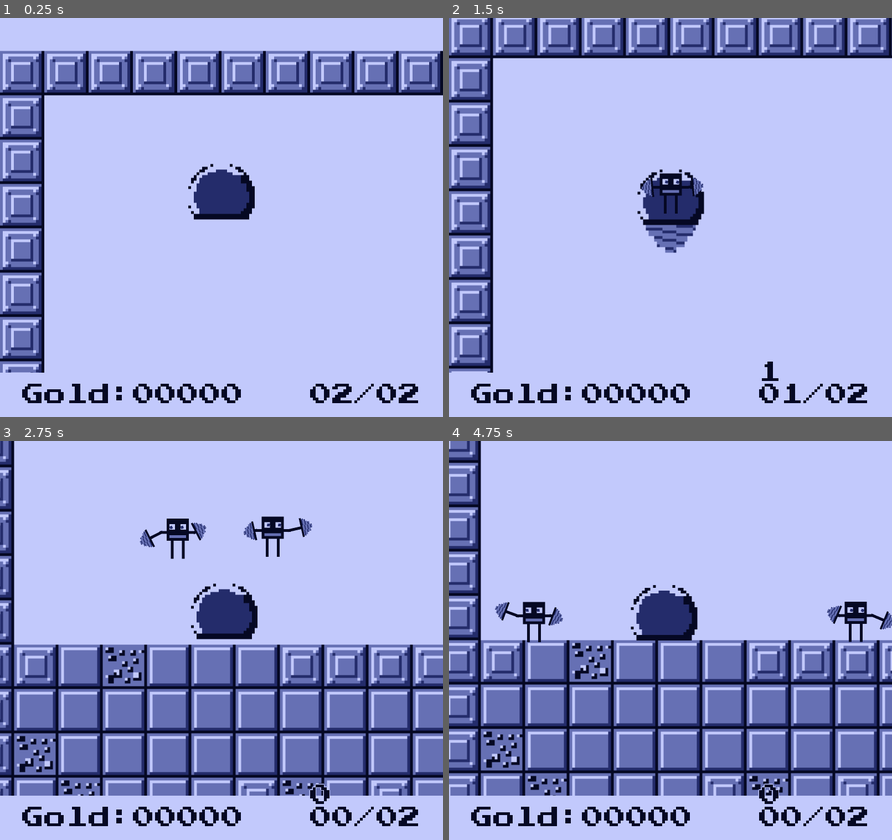
Above: before the commit, frames 1-4 (two rows, left to right).
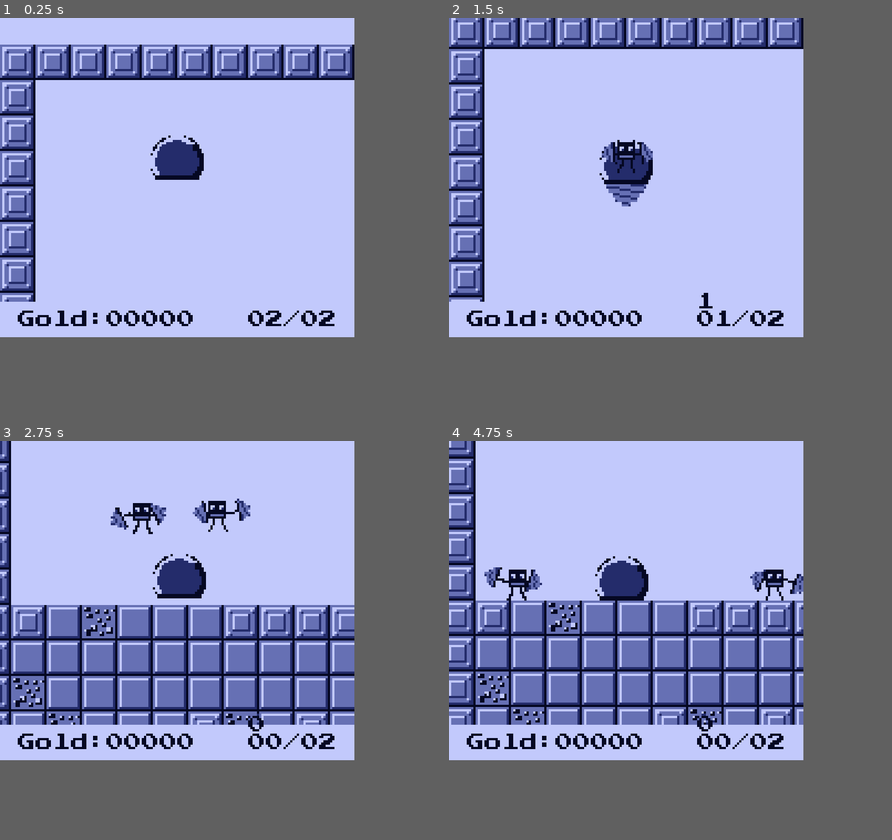
Above: after the commit, the same moments.

Repository: ShrikeGames/gbjam14
Game: Godot game, scene res://assets/game/scenes/game.tscn
Two runs of this game, one before a commit and one after it. Both use one fixed random seed, a clock stepped at 60 frames per second and the inputs below.
Inputs:
- Up to frame 1 (0.25 s): no input
- Up to frame 2 (1.5 s): tap Enter (START) at 0.5, 1.25 s; hold D (RIGHT) 0.53-1.28 s; tap X (A) at 0.6, 1.35 s; hold S (DOWN) from 1.28 s (still down)
- Up to frame 3 (2.75 s): release S (DOWN) at 2.03 s; hold D (RIGHT) from 2.03 s (still down); tap Z (B) at 2.1 s; tap X (A) at 2.3 s
- Up to frame 4 (4.75 s): release D (RIGHT) at 2.78 s; hold W (UP) 2.78-3.53 s; tap Enter (START) at 2.85, 3.5 s; tap X (A) at 3.05, 3.6, 4.35 s; hold A (LEFT) from 3.53 s (still down)
The window is 800x720 before the commit and 640x576 after it. Grey fills any space a smaller window leaves; there, only what the larger window draws over its background counts as a difference.

The runs differ from the first frame. In frame 1, 19% of the frame differs, in the area x 0-100%, y 6-97%; in frame 2, 19%; in frame 3, 42%; in frame 4, 43%, in the area x 0-100%, y 0-97%.

Commit message:
Resolve problems causing too many pixels and non-square pixels with the friends.

Diff:
--- a/assets/game/scenes/friend.tscn
+++ b/assets/game/scenes/friend.tscn
@@ -2,8 +2,8 @@
 
 [ext_resource type="Script" uid="uid://h5imghmc8gf7" path="res://assets/game/scripts/friend.gd" id="1_g0x56"]
 [ext_resource type="PhysicsMaterial" uid="uid://baohhstqu5ln8" path="res://assets/game/materials/physics.tres" id="1_m6sa4"]
-[ext_resource type="PackedScene" uid="uid://bvmqw4eocixc7" path="res://assets/game/scenes/drill.tscn" id="4_tyc6d"]
 [ext_resource type="PackedScene" uid="uid://buy2dqnuthgfl" path="res://assets/game/scenes/friend/friend_leg_segment.tscn" id="5_4uwhj"]
+[ext_resource type="PackedScene" uid="uid://b1ac28htvc8wu" path="res://assets/game/scenes/friend_drill.tscn" id="5_6vh0g"]
 [ext_resource type="AudioStream" uid="uid://cadp15jvpjsmy" path="res://assets/game/audio/sfx_interactive_stream.tres" id="5_qv1gp"]
 [ext_resource type="Texture2D" uid="uid://civuhjsm08buf" path="res://assets/game/images/friend/friend_head.png" id="6_4ldn5"]
 [ext_resource type="Script" uid="uid://dr74c40xu0otj" path="res://assets/game/scripts/arm_ray_cast.gd" id="6_6vh0g"]
@@ -26,8 +26,8 @@
 contact_monitor = true
 max_contacts_reported = 16
 script = ExtResource("1_g0x56")
-drill1 = NodePath("Right/FriendArmSegment/FriendArmSegment/Drill")
-drill2 = NodePath("Left/FriendArmSegment2/FriendArmSegment/Drill")
+drill1 = NodePath("Right/FriendArmSegment/FriendArmSegment/FriendDrill")
+drill2 = NodePath("Left/FriendArmSegment2/FriendArmSegment/FriendDrill")
 sfx_player = NodePath("SFXPlayer")
 eyes = [NodePath("Eyes/RightEye"), NodePath("Eyes/LeftEye")]
 
@@ -54,7 +54,6 @@
 [node name="FriendLegSegment" parent="Right" unique_id=801123190 node_paths=PackedStringArray("target_node") instance=ExtResource("5_4uwhj")]
 position = Vector2(2, -8)
 rotation = 1.5707964
-scale = Vector2(0.99999994, 0.99999994)
 target_node = NodePath("FriendLegSegment2")
 
 [node name="FriendLegSegment2" parent="Right/FriendLegSegment" unique_id=1079650467 node_paths=PackedStringArray("target_node") instance=ExtResource("5_4uwhj")]
@@ -69,11 +68,8 @@
 position = Vector2(4, 0)
 target_node = NodePath("../../TargetFromRayCast")
 
-[node name="Drill" parent="Right/FriendArmSegment/FriendArmSegment" unique_id=95538242 instance=ExtResource("4_tyc6d")]
+[node name="FriendDrill" parent="Right/FriendArmSegment/FriendArmSegment" unique_id=1925118269 instance=ExtResource("5_6vh0g")]
 position = Vector2(1, 4.973799e-14)
-rotation = -1.5707963
-scale = Vector2(0.345, 0.345)
-drill_direction = 1
 
 [node name="RightArmRayCast" type="RayCast2D" parent="Right" unique_id=1831692478 node_paths=PackedStringArray("tip")]
 position = Vector2(0, -9)
@@ -92,14 +88,13 @@
 raycast = NodePath("../RightArmRayCast")
 
 [node name="RightFootTarget" type="Node2D" parent="Right" unique_id=1738828636]
-position = Vector2(2, 0)
+position = Vector2(4, 0)
 
 [node name="Left" type="Node2D" parent="." unique_id=1726801577]
 
 [node name="FriendLegSegment2" parent="Left" unique_id=26602706 node_paths=PackedStringArray("target_node") instance=ExtResource("5_4uwhj")]
 position = Vector2(-1.9999998, -8)
 rotation = 1.5707964
-scale = Vector2(0.99999994, 0.99999994)
 target_node = NodePath("FriendLegSegment2")
 
 [node name="FriendLegSegment2" parent="Left/FriendLegSegment2" unique_id=1696474749 node_paths=PackedStringArray("target_node") instance=ExtResource("5_4uwhj")]
@@ -115,11 +110,8 @@
 position = Vector2(4, 0)
 target_node = NodePath("../../TargetFromRayCast2")
 
-[node name="Drill" parent="Left/FriendArmSegment2/FriendArmSegment" unique_id=1051741885 instance=ExtResource("4_tyc6d")]
+[node name="FriendDrill" parent="Left/FriendArmSegment2/FriendArmSegment" unique_id=264918852 instance=ExtResource("5_6vh0g")]
 position = Vector2(1, 4.973799e-14)
-rotation = -1.5707963
-scale = Vector2(0.345, 0.345)
-drill_direction = 1
 
 [node name="LeftArmRayCast" type="RayCast2D" parent="Left" unique_id=1234540122 node_paths=PackedStringArray("tip")]
 position = Vector2(0, -9)
@@ -138,7 +130,7 @@
 raycast = NodePath("../LeftArmRayCast")
 
 [node name="LeftFootTarget" type="Node2D" parent="Left" unique_id=207225983]
-position = Vector2(-2, 0)
+position = Vector2(-4, 0)
 
 [node name="FriendHead" type="Sprite2D" parent="." unique_id=724501189]
 position = Vector2(0, -8)
--- /dev/null
+++ b/assets/game/scenes/friend_drill.tscn
@@ -0,0 +1,30 @@
+[gd_scene format=3 uid="uid://b1ac28htvc8wu"]
+
+[ext_resource type="Script" uid="uid://ch4agq18h5tsy" path="res://assets/game/scripts/drill.gd" id="1_jmsh0"]
+[ext_resource type="Texture2D" uid="uid://5wjncp1cbsr" path="res://assets/game/images/friend_drill.png" id="2_lyo24"]
+
+[sub_resource type="Curve" id="Curve_fy400"]
+_data = [Vector2(0, 0), 0.0, 0.0, 0, 0, Vector2(1, 1), 3.1053498, 0.0, 0, 0]
+point_count = 2
+
+[node name="FriendDrill" type="Node2D" unique_id=1925118269]
+rotation = -1.5707963
+script = ExtResource("1_jmsh0")
+curve = SubResource("Curve_fy400")
+drill_direction = 1
+
+[node name="FriendDrill" type="Sprite2D" parent="." unique_id=1719592456]
+position = Vector2(5.006869e-07, 4)
+texture = ExtResource("2_lyo24")
+
+[node name="DrillArea" type="Area2D" parent="." unique_id=1461500694]
+position = Vector2(0, -5)
+collision_layer = 2
+collision_mask = 2
+
+[node name="DrillColliderShape" type="CollisionPolygon2D" parent="DrillArea" unique_id=937913667]
+position = Vector2(-1.0000005, -2)
+polygon = PackedVector2Array(2.0000014, 11, 6.0000005, 4.9999995, -3.999999, 5, 1.4305115e-06, 11)
+
+[connection signal="body_entered" from="DrillArea" to="." method="_on_drill_area_body_entered"]
+[connection signal="body_exited" from="DrillArea" to="." method="_on_drill_area_body_exited"]
--- a/project.godot
+++ b/project.godot
@@ -26,7 +26,7 @@
 window/size/viewport_height=144
 window/size/window_width_override=640
 window/size/window_height_override=576
-window/stretch/mode="canvas_items"
+window/stretch/mode="viewport"
 window/stretch/scale_mode="integer"
 
 [input]
Binary file added: assets/game/images/friend_drill.png
Not shown, added: assets/game/images/friend_drill.png.import
Not shown, added: assets/game/images/friend_drill.psd
